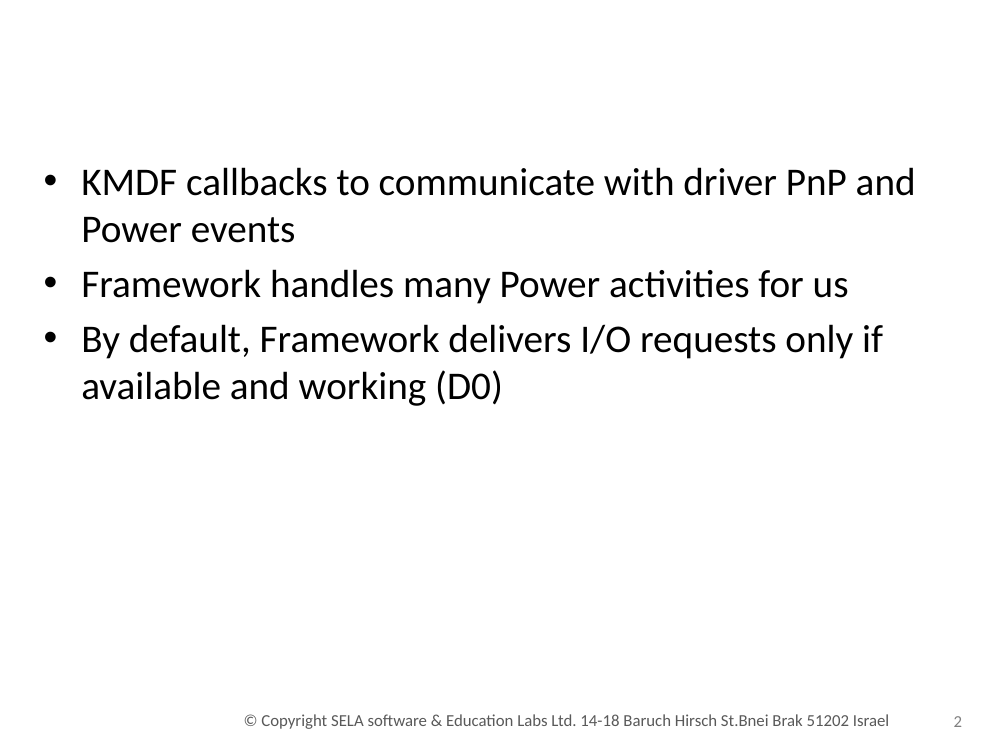
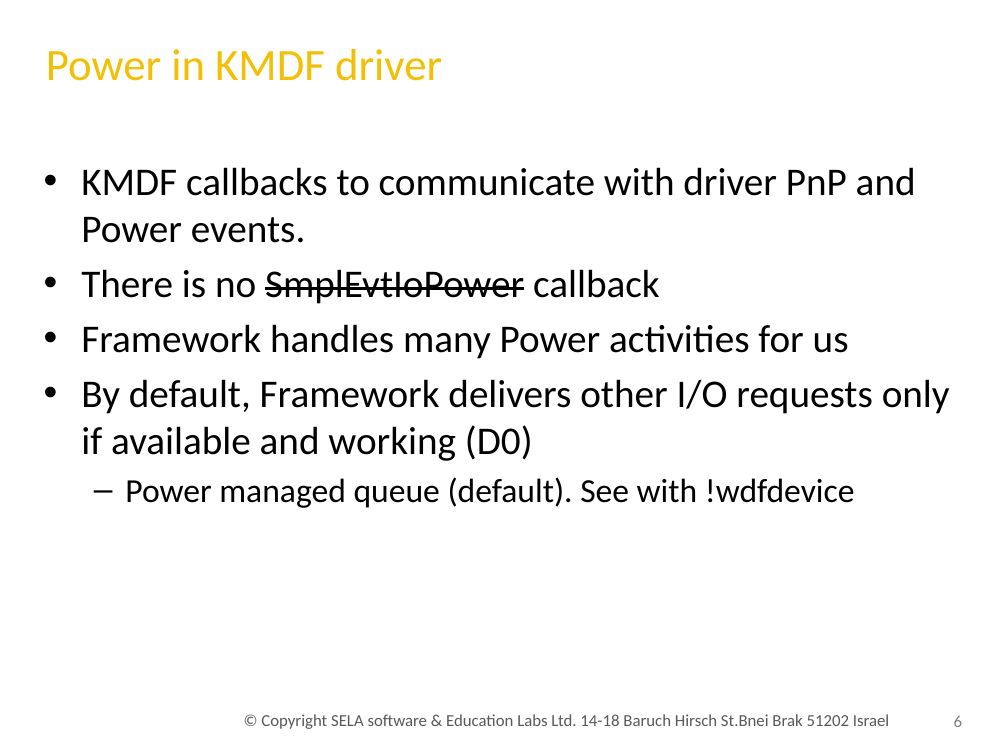
Before and after one commit to uri247/Projects, a slide deck: slide 6 of pmgmt/Pow040.Kmdf.pptx (slide 2 before the commit). Drawn at 1008x756 pixels with LibreOffice and Linux fonts; fonts in the diff are those of the drawing; background and template pictures are left out. Boxes give left, top, right and bottom in pixels: in the first picture for what was removed or moved away, otherwise in the second. Text is boxed around its words. In the diff, an @@ line names an element or a change of style, - is before the commit and + after.

```diff
--- a/pmgmt/Pow040.Kmdf.pptx
+++ b/pmgmt/Pow040.Kmdf.pptx
@@ title added at (46,49,442,81), 32 pt, text gradient #DC8506 to #F2BF04 to #FFFFCC @@
+Power in KMDF driver
@@ text at (81,167,916,304): text changed @@
-• KMDF callbacks to communicate with driver PnP and Power events
+• KMDF callbacks to communicate with driver PnP and Power events.
+• There is no SmplEvtIoPower callback
@@ text at (81,379,950,508): text changed @@
-• By default, Framework delivers I/O requests only if available and working (D0)
+• By default, Framework delivers other I/O requests only if available and working (D0)
+  – Power managed queue (default). See with !wdfdevice
@@ page number at (954,715,962,727): text changed @@
-2
+6
```
Also in this commit, not shown: 1 other slide changed, 5 slides added, 19 other files.
